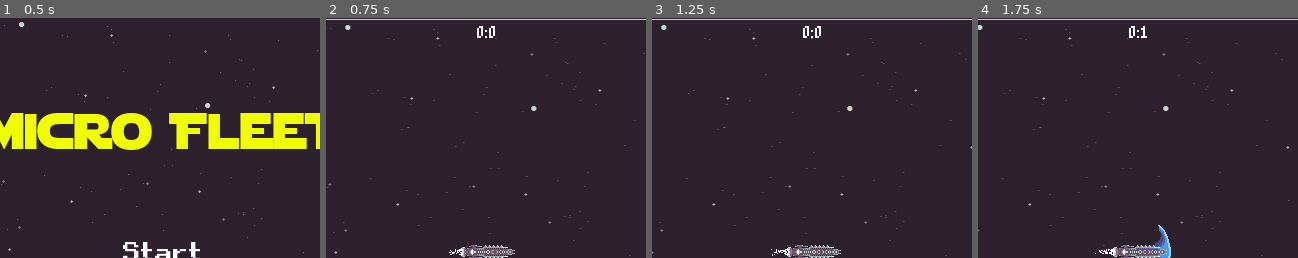
Above: before the commit, frames 1-4 (left to right).
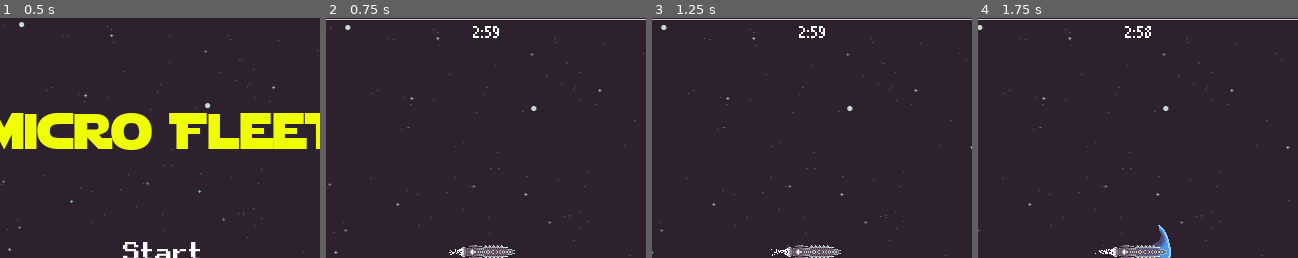
Above: after the commit, the same moments.

Repository: wasamiam/Micro-Fleet
Game: Godot game, scene res://screens/main_menu/main_menu.tscn
The game is run twice, just before and just after one commit, with the same random seed, the same clock (stepped at 60 frames per second) and the same inputs.
Inputs:
- Up to frame 1 (0.5 s): no input
- Up to frame 2 (0.75 s): click "Start" at 0.5 s
- Up to frame 3 (1.25 s): no input
- Up to frame 4 (1.75 s): hold D (shield_right) from 1.28 s (still down)
The pictures show only the part of the screen within x 25-75%, y 1-51%; the shares and areas given below are measured in that part.

Frame 1 is identical in both runs. In frame 2, 0.2% of the frame differs, in the area x 45-55%, y 3-9%; in frame 3, 0.2%; in frame 4, 0.2%.

Commit message:
Before Refactor

Diff:
--- /dev/null
+++ b/globals/signals.gd
@@ -0,0 +1,16 @@
+extends Node
+
+
+# Declare member variables here. Examples:
+# var a = 2
+# var b = "text"
+
+
+# Called when the node enters the scene tree for the first time.
+func _ready():
+	pass # Replace with function body.
+
+
+# Called every frame. 'delta' is the elapsed time since the previous frame.
+#func _process(delta):
+#	pass
--- a/project.godot
+++ b/project.godot
@@ -33,8 +33,9 @@
 [autoload]
 
 FileManager="*res://globals/file_manager.gd"
+Items="*res://globals/items.gd"
+Signals="*res://globals/signals.gd"
 Main="*res://globals/main.gd"
-Items="*res://globals/items.gd"
 
 [display]
 
--- a/screens/battle_screen/battle_screen.gd
+++ b/screens/battle_screen/battle_screen.gd
@@ -1,15 +1,27 @@
 extends Node
 
+onready var battleship_spawn_node = $BattleshipSpawn
+onready var enemy_spawn_area_top = $GUILayer/EnemySpawnTop
+onready var enemy_spawn_area_bottom = $GUILayer/EnemySpawnBottom
+onready var enemy_spawn_area_left = $GUILayer/EnemySpawnLeft
+onready var enemy_spawn_area_right = $GUILayer/EnemySpawnRight
 onready var level_up_node = $GUILayer/LevelUp
 onready var experience_bar = $GUILayer/ExperienceBar
 onready var current_items_node = $GUILayer/CurrentItems
+onready var level_complete_timer = $LevelCompleteTimer
+onready var timer_label_node = $GUILayer/TimerLabel
 onready var battle_time_limit = $DifficultyIncreaseTimer.wait_time * 9.0
 
 func _ready():
 	get_tree().paused = false
 	experience_bar.max_value = Main.max_experience
-	$LevelCompleteTimer.start(battle_time_limit)
+	level_complete_timer.start(battle_time_limit)
 	setup_battlefield()
+
+func _process(delta):
+	var minutes = int(level_complete_timer.time_left) / 60
+	var seconds = int(level_complete_timer.time_left) % 60
+	timer_label_node.text = String(minutes) + ":" + String(seconds)
 
 func setup_battlefield():
 	Main.increase_wave_difficulty()
@@ -21,18 +33,16 @@
 func get_formation_position(ship_type):
 	match ship_type:
 		"battleship":
-			return get_node("BattleshipSpawn").position
+			return battleship_spawn_node.position
 		"enemy":
 			var rand = randi() % 2
 			var rect
 			match rand:
 				0:
-					rect = get_node("GUILayer/EnemySpawnTop")
+					rect = enemy_spawn_area_top
 				1:
-					rect = get_node("GUILayer/EnemySpawnBottom")
+					rect = enemy_spawn_area_bottom
 			return rand_position_in_rect(rect.rect_position, rect.rect_size)
-		"bomb":
-			return rand_position_in_rect(get_node("GUILayer/EnemySpawnRight").rect_position, get_node("GUILayer/EnemySpawnRight").rect_size)
 
 func add_ship(p_ship, ship_type, ship_position, ship_side):
 	var ship = p_ship
@@ -71,19 +81,6 @@
 	if ship.is_in_group("player") and get_tree().get_nodes_in_group("player").size() == 1:
 		Main.lose_condition()
 
-func _find_target(turret):
-	var target_side
-	if turret.get_parent().get_parent().is_in_group("player"):
-		if !get_tree().get_nodes_in_group("enemy").empty():
-			var targets = get_tree().get_nodes_in_group("enemy")
-			targets.shuffle()
-			turret.target = targets.front()
-
-			#find_closest_target(turret, "enemy")
-	if turret.get_parent().get_parent().is_in_group("enemy"):
-		if !get_tree().get_nodes_in_group("player").empty():
-			turret.target = find_closest_target(turret, "player")
-
 func add_ship_to_fleet(ship):
 	if !Main.fleet.has(ship):
 		Main.fleet[ship] = 1
@@ -92,13 +89,23 @@
 	Main.level += 1
 	Main.start_battle()
 
-func set_enemy_spawn_timer(time):
-	get_node("EnemySpawnTimer").wait_time = time
+func level_up():
+	get_tree().paused = true
+	level_up_node.show()
+	level_up_node.fill_list()
+	level_up_node.update()
 
-func _process(delta):
-	var minutes = int(battle_time_limit - $LevelCompleteTimer.time_left) / 60
-	var seconds = int(battle_time_limit - $LevelCompleteTimer.time_left) % 60
-	$GUILayer/TimerLabel.text = String(minutes) + ":" + String(seconds)
+func _find_target(turret):
+	var nodes_in_enemy_group = get_tree().get_nodes_in_group("enemy")
+	var target_side
+	if turret.get_parent().get_parent().is_in_group("player"):
+		if !nodes_in_enemy_group.empty():
+			var targets = nodes_in_enemy_group
+			targets.shuffle()
+			turret.target = targets.front()
+	if turret.get_parent().get_parent().is_in_group("enemy"):
+		if !get_tree().get_nodes_in_group("player").empty():
+			turret.target = find_closest_target(turret, "player")
 
 func _add_bullet(bullet, global_pos, velocity_vector):
 	add_child(bullet)
@@ -116,12 +123,6 @@
 
 func _on_LevelCompleteTimer_timeout():
 	Main.win_condition()
-
-func level_up():
-	get_tree().paused = true
-	level_up_node.show()
-	level_up_node.fill_list()
-	level_up_node.update()
 
 func _add_current_items(item):
 	var amount = Items.current_items[item.item_id].amount + 1 if Items.current_items.has(item.item_id) else 1
@@ -151,7 +152,7 @@
 	for i in randi() % 3 + 2:
 		var rocket_instance = Main.current_wave["rocket"].rocket_packed.instance()
 		get_tree().current_scene.add_child(rocket_instance)
-		rocket_instance.global_position = rand_position_in_rect($GUILayer/EnemySpawnLeft.rect_position, $GUILayer/EnemySpawnLeft.rect_size)
+		rocket_instance.global_position = rand_position_in_rect(enemy_spawn_area_left.rect_position, enemy_spawn_area_left.rect_size)
 		rocket_instance.damage = Main.current_wave["rocket"].damage
 		rocket_instance.velocity_vector = Vector2(1,0)
 
@@ -159,6 +160,6 @@
 func _on_MineSpawnTimer_timeout():
 	var mine_instance = Main.current_wave["mine"].mine_packed.instance()
 	get_tree().current_scene.add_child(mine_instance)
-	mine_instance.global_position = rand_position_in_rect($GUILayer/EnemySpawnRight.rect_position, $GUILayer/EnemySpawnRight.rect_size)
+	mine_instance.global_position = rand_position_in_rect(enemy_spawn_area_right.rect_position, enemy_spawn_area_right.rect_size)
 	mine_instance.damage = Main.current_wave["mine"].damage
 	mine_instance.velocity_vector = Vector2(-1,0)
